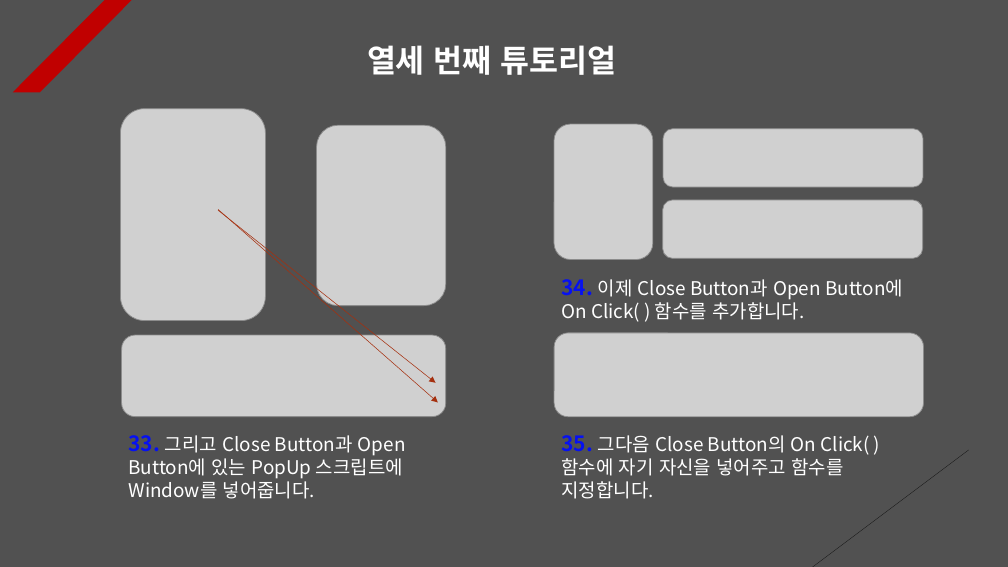
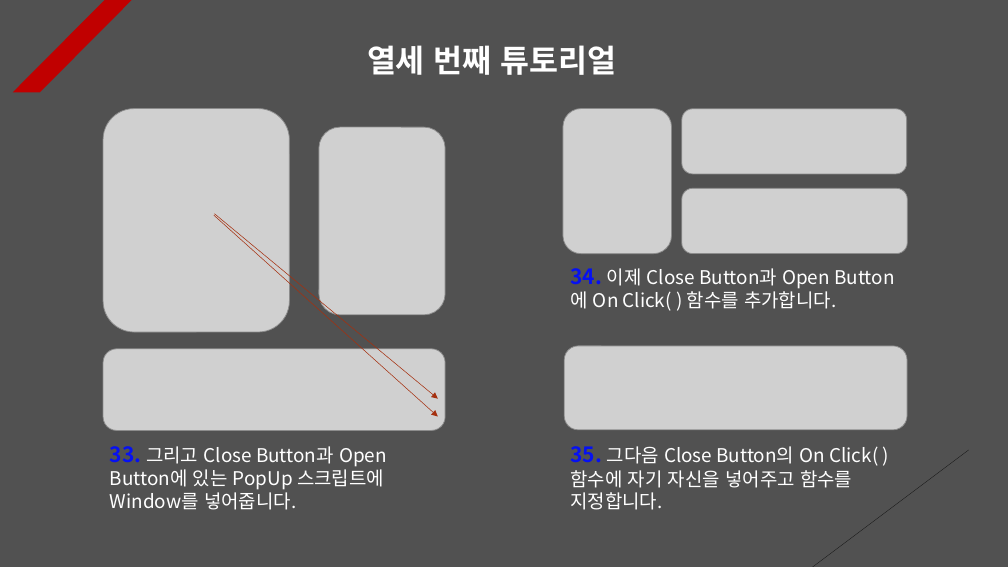
Before and after one commit to Unity2033/3D-UnityEngine, a slide deck: slide 13 of Assets/Class/Animation Clip/PPT Data/Animation Clip Example.pptx. Drawn at 1008x567 pixels with LibreOffice and Linux fonts; fonts in the diff are those of the drawing; grey boxes stand for pictures. Boxes give left, top, right and bottom in pixels: in the first picture for what was removed or moved away, otherwise in the second. Text is boxed around its words. In the diff, an @@ line names an element or a change of style, - is before the commit and + after.

```diff
--- a/Assets/Class/Animation Clip/PPT Data/Animation Clip Example.pptx
+++ b/Assets/Class/Animation Clip/PPT Data/Animation Clip Example.pptx
@@ picture resized from (x1=120, y1=109, x2=265, y2=321) to (x1=103, y1=109, x2=289, y2=333) @@
@@ picture resized from (x1=554, y1=124, x2=653, y2=259) to (x1=563, y1=109, x2=672, y2=254) @@
@@ picture resized from (x1=663, y1=129, x2=923, y2=187) to (x1=682, y1=109, x2=907, y2=174) @@
@@ picture resized from (x1=317, y1=126, x2=446, y2=306) to (x1=319, y1=127, x2=445, y2=315) @@
@@ picture resized from (x1=663, y1=200, x2=923, y2=259) to (x1=682, y1=188, x2=907, y2=253) @@
@@ arrow moved from (219, 209) - (438, 402) to (214, 216) - (438, 417) @@
@@ arrow moved from (219, 210) - (436, 383) to (215, 214) - (438, 399) @@
@@ text "34. 이제 Close Button과 Open ..." rewrapped from (x1=561, y1=279, x2=903, y2=322) to (x1=570, y1=268, x2=836, y2=311) @@
@@ picture resized from (x1=122, y1=335, x2=446, y2=417) to (x1=103, y1=349, x2=445, y2=430) @@
@@ picture resized from (x1=554, y1=333, x2=924, y2=417) to (x1=564, y1=346, x2=907, y2=430) @@
@@ text "33. 그리고 Close Button과 Open ..." moved from (x1=128, y1=435, x2=406, y2=499) to (x1=110, y1=446, x2=387, y2=510) @@
@@ text "35. 그다음 Close Button의 On ..." moved from (x1=561, y1=435, x2=870, y2=499) to (x1=570, y1=446, x2=878, y2=510) @@
```
Also in this commit, not shown: 6 other slides changed, 35 other files.
